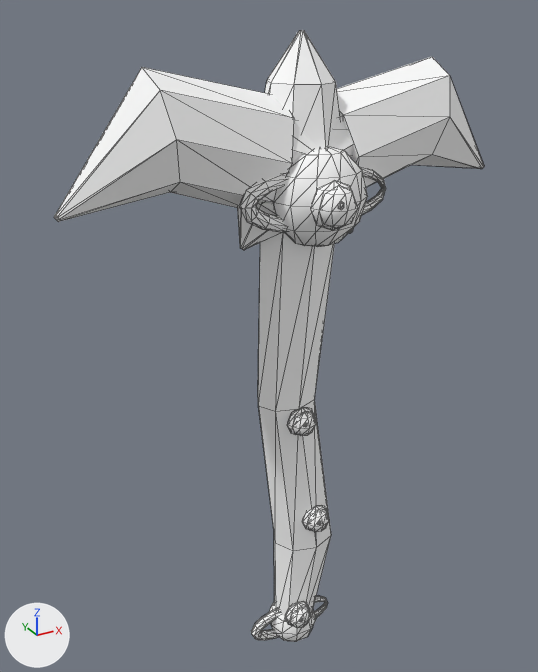
A saved change to the OBJ model src/main/resources/assets/sunlit_journal_core/models/fantasy/sea_stars/pickaxe.obj.
One viewpoint serves both versions: a camera (50 mm lens) standing at (0.064, -1.222, 0.863) and looking at (0.473, -0.479, 0.491). Every picture has the same lights, and +X, +Y and +Z are marked at lower left. The first picture is the older version. Mesh edges are drawn as thin lines. Where no turn or scale is listed for an object, it has been applied to the vertices. Vertices at exactly the same position are counted once.

Script lines for the objects in view, before the commit:
```python
ob_pickaxe = bpy.data.objects.new('pickaxe', me_pickaxe)
ob_pickaxe.location = (0.0, 0.0, 0.0)
```
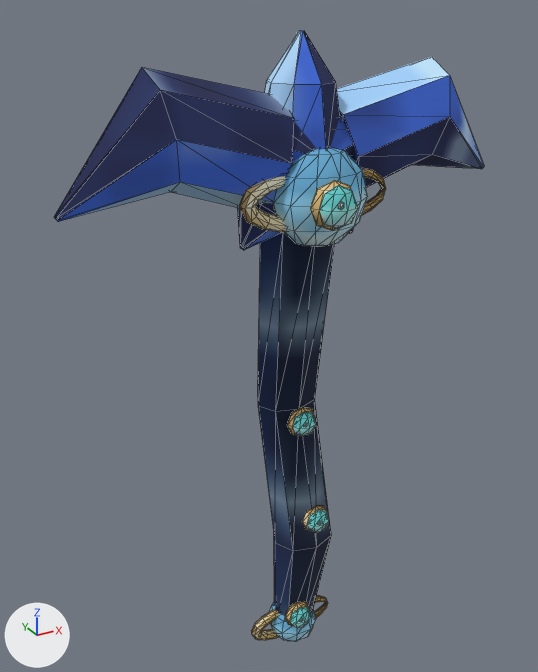
Pixel boxes [x1, y1, x2, y2] of what changed, in the pictures (538 x 672 px):
'pickaxe', surface changed (grey to blue)
    both: [54, 30, 484, 642]

The change, as a diff of the scene's bpy script:
```diff
--- a/src/main/resources/assets/sunlit_journal_core/models/fantasy/sea_stars/pickaxe.obj.py
+++ b/src/main/resources/assets/sunlit_journal_core/models/fantasy/sea_stars/pickaxe.obj.py
@@ img_light @@
+img_light = load_image('light', '../../../textures/item/fantasy_materials/sea_stars/light.png', 64, 64, 'sRGB')
@@ img_main @@
+img_main = load_image('main', '../../../textures/item/fantasy_materials/sea_stars/main.png', 64, 64, 'sRGB')
@@ img_shade @@
+img_shade = load_image('shade', '../../../textures/item/fantasy_materials/sea_stars/shade.png', 64, 64, 'sRGB')
@@ img_edge @@
+img_edge = load_image('edge', '../../../textures/item/fantasy_materials/sea_stars/edge.png', 64, 64, 'sRGB')
@@ img_gem @@
+img_gem = load_image('gem', '../../../textures/item/fantasy_materials/sea_stars/gem.png', 16, 16, 'sRGB')
@@ img_accent @@
+img_accent = load_image('accent', '../../../textures/item/fantasy_materials/sea_stars/accent.png', 16, 16, 'sRGB')
@@ img_metal @@
+img_metal = load_image('metal', '../../../textures/item/fantasy_materials/sea_stars/metal.png', 64, 64, 'sRGB')
@@ img_grip_light @@
+img_grip_light = load_image('grip_light', '../../../textures/item/fantasy_materials/sea_stars/grip_light.png', 32, 32, 'sRGB')
@@ img_grip @@
+img_grip = load_image('grip', '../../../textures/item/fantasy_materials/sea_stars/grip.png', 32, 32, 'sRGB')
@@ img_grip_shade @@
+img_grip_shade = load_image('grip_shade', '../../../textures/item/fantasy_materials/sea_stars/grip_shade.png', 32, 32, 'sRGB')
@@ mat_grip_shade @@
 mat_grip_shade = principled_material('grip_shade')
-mat_grip_shade.texture = img_fantasy_white
+mat_grip_shade.texture = img_grip_shade
 mat_grip_shade.roughness = 1.0
@@ mat_grip @@
 mat_grip = principled_material('grip')
-mat_grip.texture = img_fantasy_white
+mat_grip.texture = img_grip
 mat_grip.roughness = 1.0
@@ mat_grip_light @@
 mat_grip_light = principled_material('grip_light')
-mat_grip_light.texture = img_fantasy_white
+mat_grip_light.texture = img_grip_light
 mat_grip_light.roughness = 1.0
@@ mat_metal @@
 mat_metal = principled_material('metal')
-mat_metal.texture = img_fantasy_white
+mat_metal.texture = img_metal
 mat_metal.roughness = 1.0
@@ mat_accent @@
 mat_accent = principled_material('accent')
-mat_accent.texture = img_fantasy_white
+mat_accent.texture = img_accent
 mat_accent.roughness = 1.0
@@ mat_gem @@
 mat_gem = principled_material('gem')
-mat_gem.texture = img_fantasy_white
+mat_gem.texture = img_gem
 mat_gem.roughness = 1.0
@@ mat_edge @@
 mat_edge = principled_material('edge')
-mat_edge.texture = img_fantasy_white
+mat_edge.texture = img_edge
 mat_edge.roughness = 1.0
@@ mat_shade @@
 mat_shade = principled_material('shade')
-mat_shade.texture = img_fantasy_white
+mat_shade.texture = img_shade
 mat_shade.roughness = 1.0
@@ mat_main @@
 mat_main = principled_material('main')
-mat_main.texture = img_fantasy_white
+mat_main.texture = img_main
 mat_main.roughness = 1.0
@@ mat_light @@
 mat_light = principled_material('light')
-mat_light.texture = img_fantasy_white
+mat_light.texture = img_light
 mat_light.roughness = 1.0
@@ me_pickaxe @@
 me_pickaxe.from_pydata(...)  # 966 vertices, 1848 faces; spans x 0.223..0.777, y -0.61..-0.445, z 0.006..0.842
 # used by ob_pickaxe; location = (0.0, 0.0, 0.0)
+# me_pickaxe part 1: texture (UV) coordinates of 1845 of 1848 faces, centred in x 0.224..0.776, y -0.607..-0.452, z 0.009..0.842, changed; they spanned u 0.5..0.5, v 0.5..0.5 and now span u 0.0..1.0, v 0.0..1.0
 me_pickaxe.materials.append(mat_grip_shade)
```
